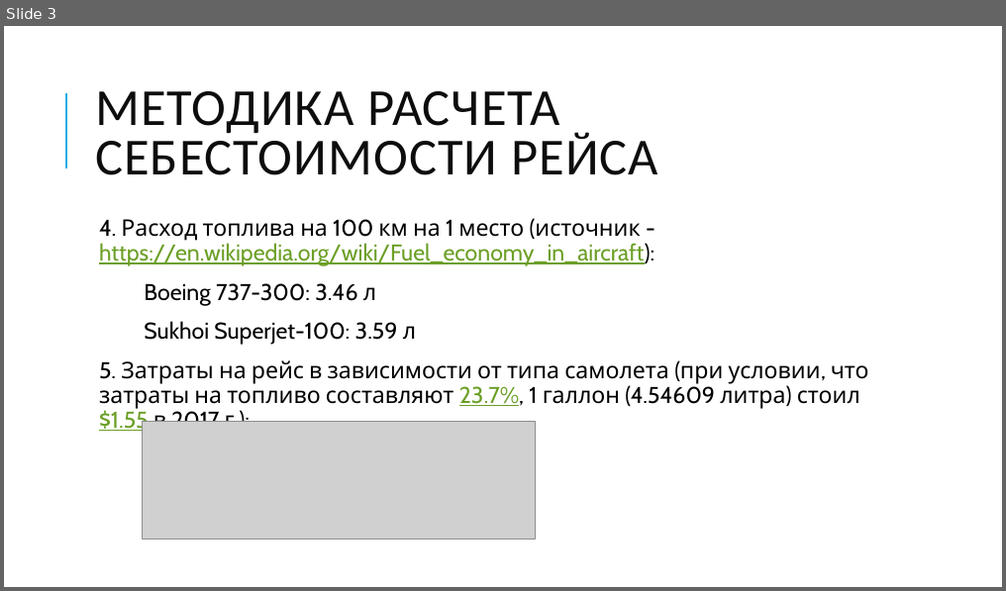
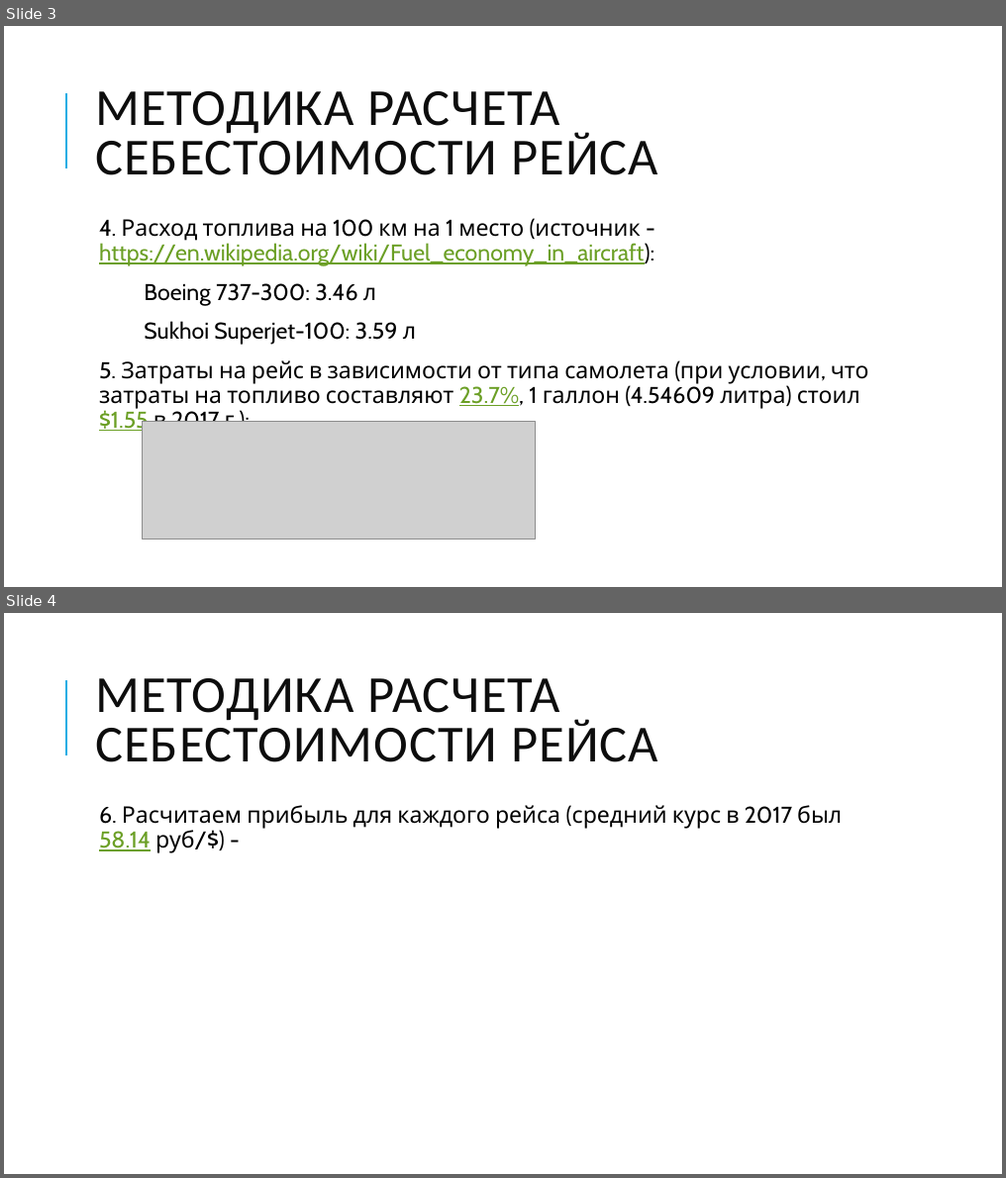
Before and after one commit to vedikhin/skillfactory, a slide deck: module_4/presentation.pptx. Shown one above the other, each under a label of ours: slide 3 before the commit, slides 3 and 4 after it. The pictures are 1006x591 and 1006x1178 pixels, drawn with LibreOffice and Linux fonts; fonts in the diff are those of the drawing; grey boxes stand for pictures. Boxes give left, top, right and bottom in pixels: in the first picture for what was removed or moved away, otherwise in the second. Text is boxed around its words. In the diff, an @@ line names an element or a change of style, - is before the commit and + after.

```diff
--- a/module_4/presentation.pptx
+++ b/module_4/presentation.pptx
@@ slide 4 added at (4,613,1002,1174), background #FFFFFF; not listed: 1 template element that a slide beside it also shows @@
@@ title added at (95,678,658,762), 50 pt, text #0D0D0D @@
+МЕТОДИКА РАСЧЕТА СЕБЕСТОИМОСТИ РЕЙСА
@@ text added at (99,805,842,854), 22 pt, text #000000 @@
+  6. Расчитаем прибыль для каждого рейса (средний курс в 2017 был 58.14 руб/$) -
```
Also in this commit, not shown: 1 other file.
